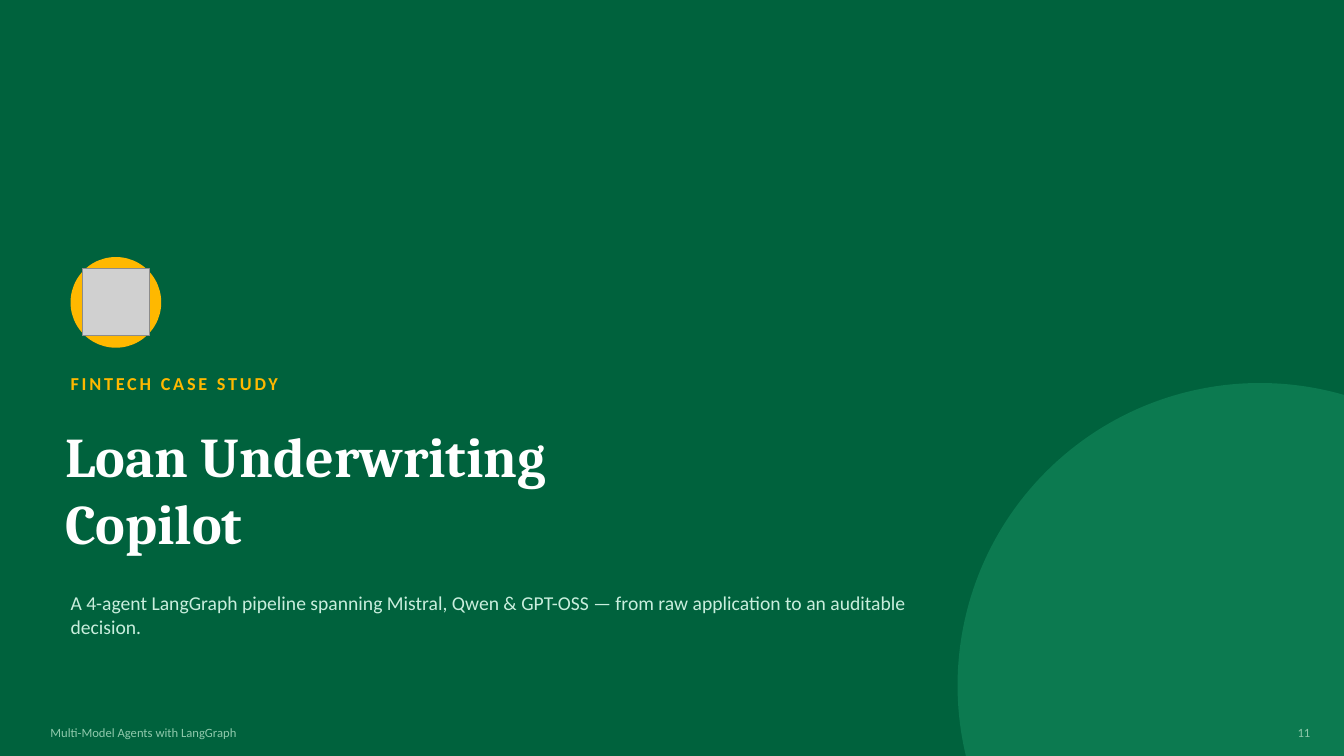
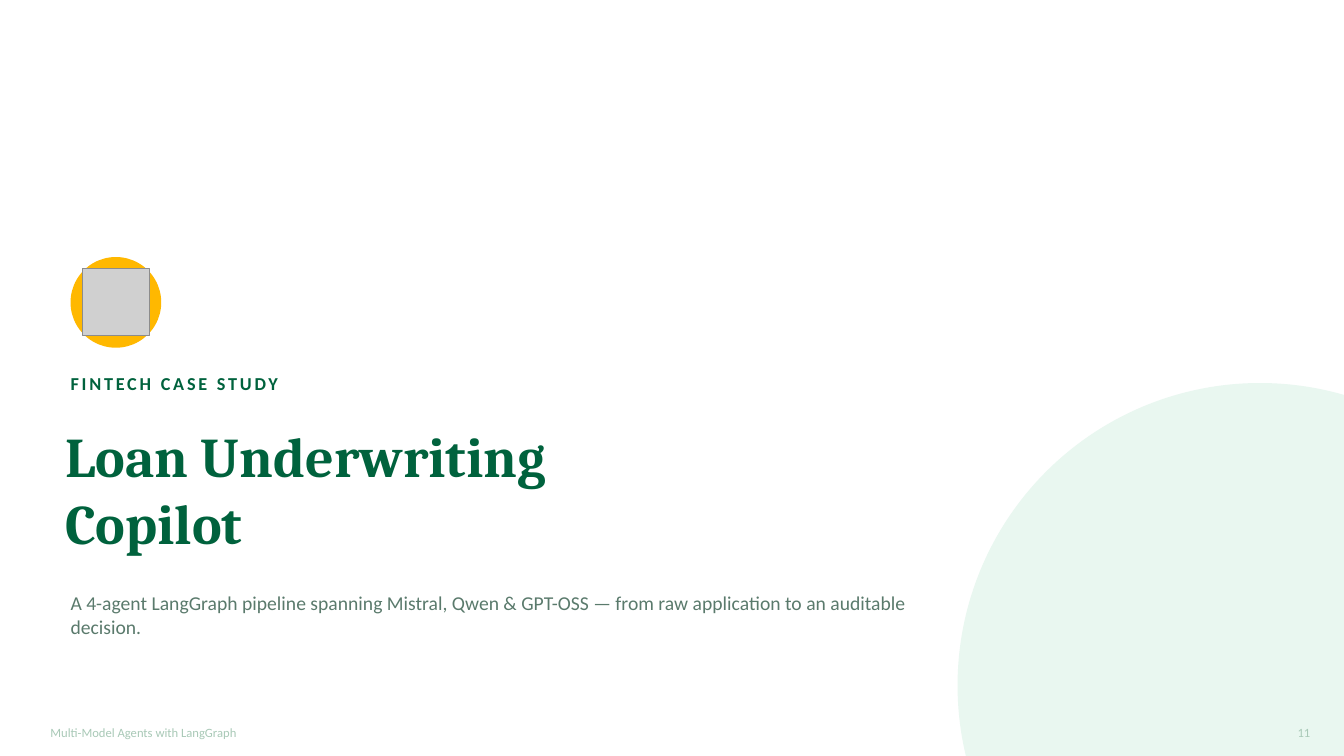
Before and after one commit to Sundar-pk/Multi-modal-agents-, a slide deck: slide 11 of Multi_Model_Agents_LangGraph_Training.pptx. Drawn at 1344x756 pixels with LibreOffice and Linux fonts; fonts in the diff are those of the drawing; grey boxes stand for pictures. Boxes give left, top, right and bottom in pixels: in the first picture for what was removed or moved away, otherwise in the second. Text is boxed around its words. In the diff, an @@ line names an element or a change of style, - is before the commit and + after.

```diff
--- a/Multi_Model_Agents_LangGraph_Training.pptx
+++ b/Multi_Model_Agents_LangGraph_Training.pptx
@@ background #00623D to #FFFFFF @@
@@ text "FINTECH CASE STUDY" at (71,378,278,390): text colour #FFB800 to #00623D @@
@@ ellipse at (958,383,1344,756): fill #0C7A50 to #E9F7F0 @@
@@ text "Loan Underwriting" at (65,438,546,556): text colour #FFFFFF to #00623D @@
@@ text "A 4-agent LangGraph pipeline spanning ..." at (71,596,905,634): text colour #C9EEDD to #5A7A6C @@
@@ text "Multi-Model Agents with LangGraph" at (50,728,236,739): text colour #8FC9AC to #A9C9B7 @@
@@ text "11" at (1298,729,1311,737): text colour #8FC9AC to #A9C9B7 @@
```
Also in this commit, not shown: 9 other slides changed.
